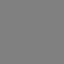
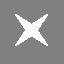
Layers edited between the first and the second 64px x 64px image:
added layer "Layer 1" above "?" over <box>15,14,48,46</box>
